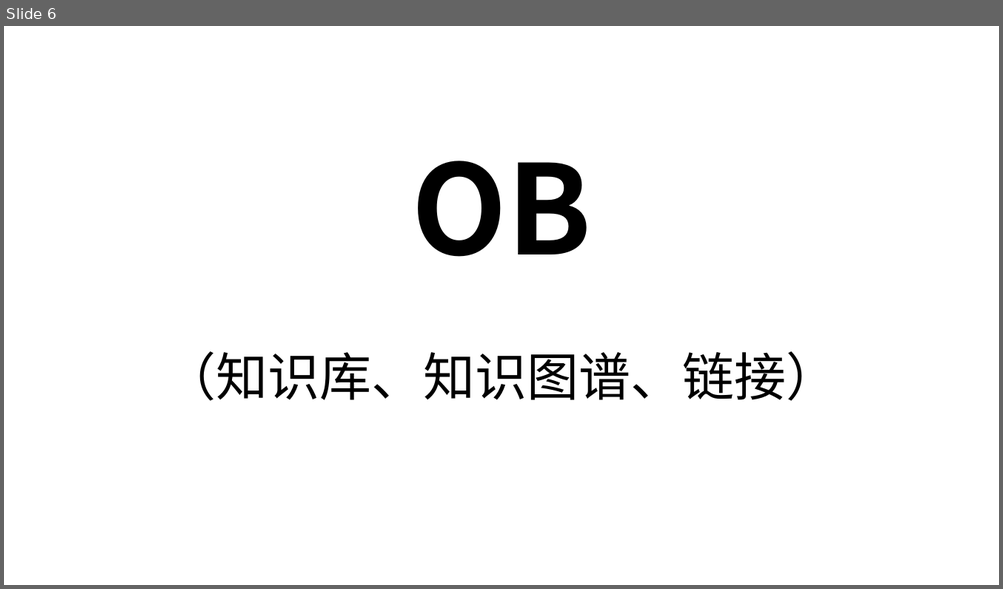
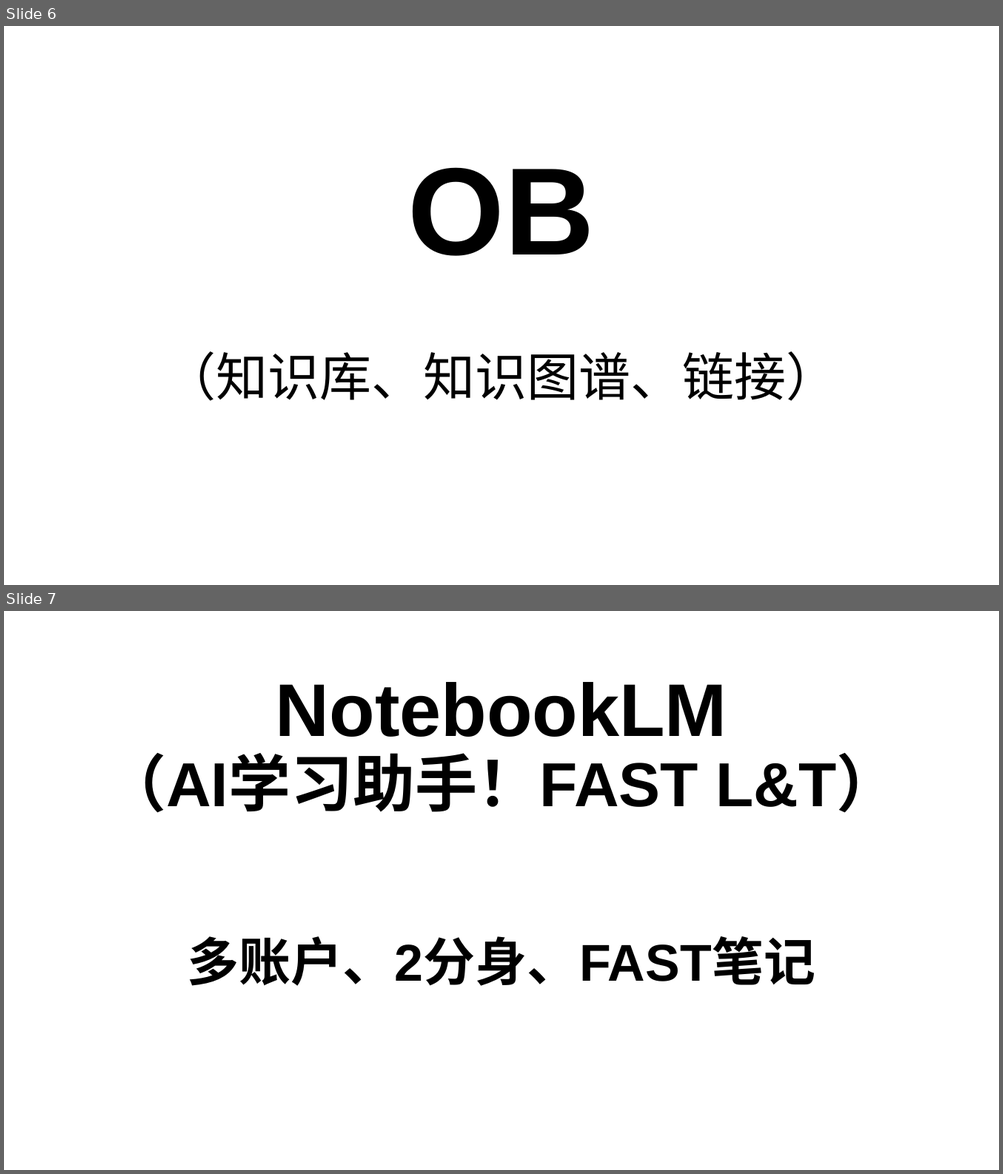
Before and after one commit to aistudybar/ob-OnePersonCompany, a slide deck: _attachment/一人公司（OPC）.pptx. Shown one above the other, each under a label of ours: slide 6 before the commit, slides 6 and 7 after it. The pictures are 1003x589 and 1003x1174 pixels, drawn with LibreOffice and Linux fonts; fonts in the diff are those of the drawing. Boxes give left, top, right and bottom in pixels: in the first picture for what was removed or moved away, otherwise in the second. Text is boxed around its words. In the diff, an @@ line names an element or a change of style, - is before the commit and + after.

```diff
--- a/_attachment/一人公司（OPC）.pptx
+++ b/_attachment/一人公司（OPC）.pptx
@@ slide 7 added at (4,611,999,1170), background #FFFFFF @@
@@ title added at (104,682,898,813), 60 pt, text #000000, bold @@
+NotebookLM
+（AI学习助手！FAST L&T）
@@ subtitle added at (188,937,815,986), 50 pt, text #000000, bold @@
+多账户、2分身、FAST笔记
@@ slide 6 changed as well @@
@@ title "OB" at (408,167,595,256): font Noto Sans CJK SC to Arial @@
```
Also in this commit, not shown: 16 other slides changed, 9 other slides added, 2 slides removed, 3 other files.
